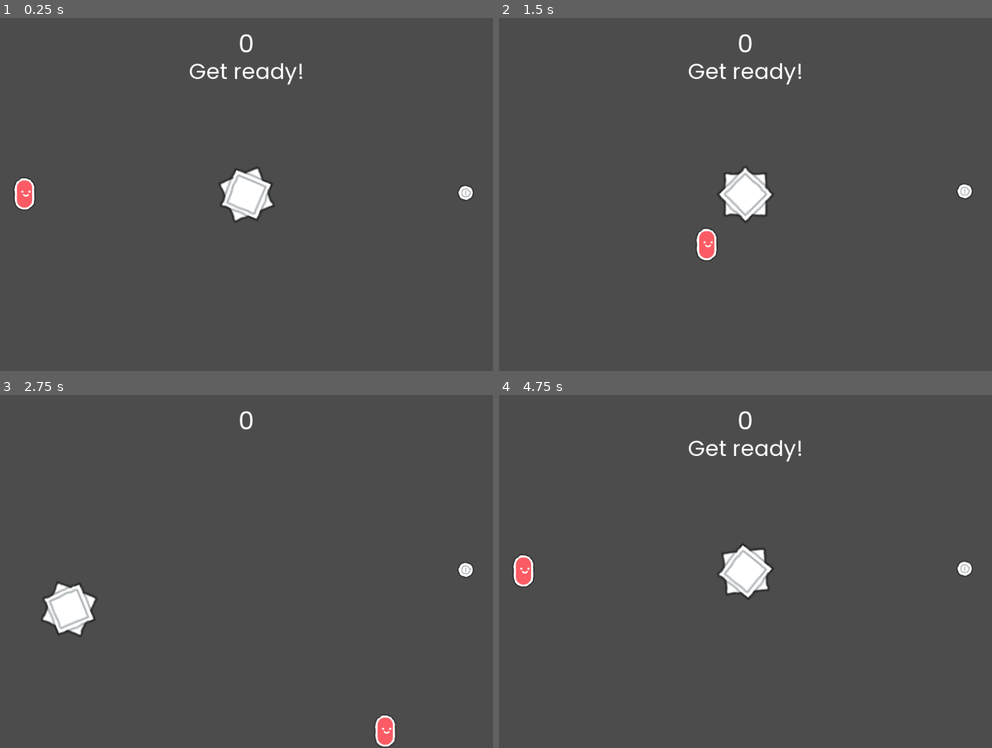
Above: before the commit, frames 1-4 (two rows, left to right).
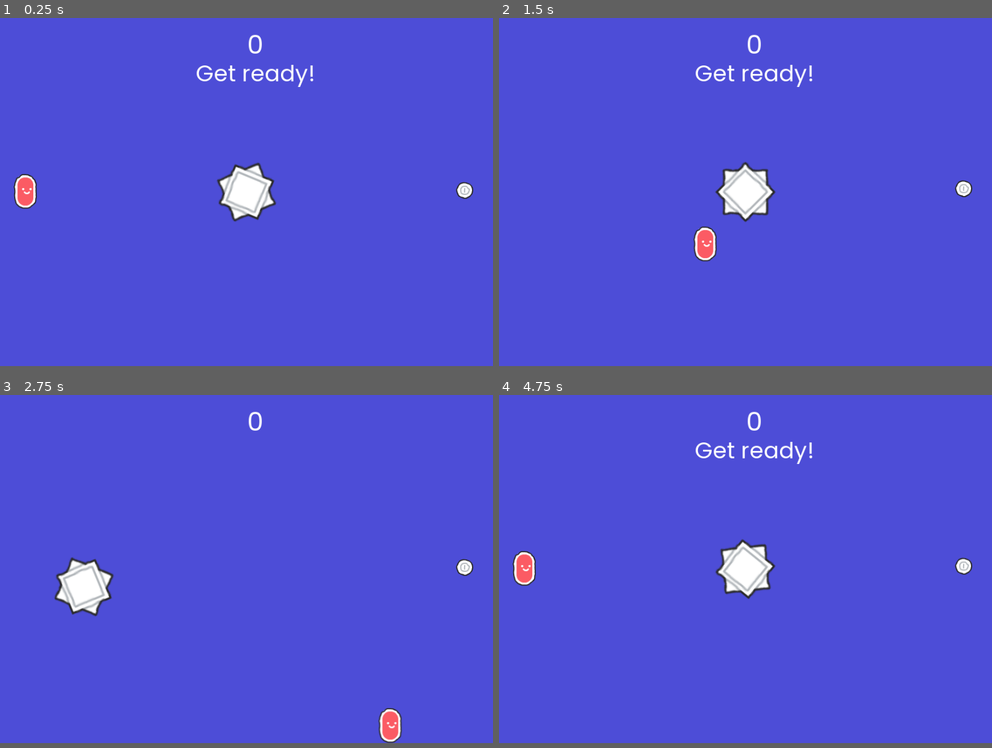
Above: after the commit, the same moments.

Repository: jonathanlambertt/dodge-the-spike
Game: Godot game, scene res://src/Game.tscn
Two runs of this game, one before a commit and one after it. Both use one fixed random seed, a clock stepped at 60 frames per second and the inputs below.
Inputs:
- Up to frame 1 (0.25 s): no input
- Up to frame 2 (1.5 s): hold D (right) 0.53-1.28 s; hold S (down) from 1.28 s (still down)
- Up to frame 3 (2.75 s): release S (down) at 2.03 s; hold D (right) from 2.03 s (still down)
- Up to frame 4 (4.75 s): release D (right) at 2.78 s; hold W (up) 2.78-3.53 s; hold A (left) 3.53-4.25 s; click "Play Again" at 4.25 s
In our replay, the window is 800x573 before the commit and 800x565 after it. These sizes can differ from the game's own. Grey fills any space a smaller window leaves; there, only what the larger window draws over its background counts as a difference.

The runs differ from the first frame. In frame 1, 98% of the frame differs, in the area x 0-100%, y 0-99%; in frame 2, 98%; in frame 3, 98%, in the area x 0-100%, y 0-100%; in frame 4, 98%.

Commit message:
add background to HUD and GameOver scenes

Diff:
--- a/project.godot
+++ b/project.godot
@@ -20,8 +20,8 @@
 
 [display]
 
-window/size/width=904
-window/size/height=648
+window/size/width=872
+window/size/height=616
 window/size/resizable=false
 
 [input]
--- a/src/Game.tscn
+++ b/src/Game.tscn
@@ -7,19 +7,23 @@
 [ext_resource path="res://src/ui/hud/HUD.tscn" type="PackedScene" id=5]
 
 [sub_resource type="RectangleShape2D" id=1]
-extents = Vector2( 452, 8 )
+extents = Vector2( 436, 8 )
 
 [sub_resource type="RectangleShape2D" id=2]
-extents = Vector2( 8, 324 )
+extents = Vector2( 8, 308 )
 
 [sub_resource type="RectangleShape2D" id=3]
-extents = Vector2( 452, 8 )
+extents = Vector2( 436, 8 )
 
 [sub_resource type="RectangleShape2D" id=4]
-extents = Vector2( 8, 324 )
+extents = Vector2( 8, 308 )
 
 [node name="Game" type="Node2D"]
 script = ExtResource( 4 )
+
+[node name="HUD" parent="." instance=ExtResource( 5 )]
+margin_right = 904.0
+margin_bottom = 648.0
 
 [node name="Coin" parent="." instance=ExtResource( 3 )]
 position = Vector2( 832, 336 )
@@ -35,10 +39,6 @@
 one_shot = true
 autostart = true
 
-[node name="HUD" parent="." instance=ExtResource( 5 )]
-margin_right = 904.0
-margin_bottom = 648.0
-
 [node name="Wall1" type="StaticBody2D" parent="."]
 position = Vector2( 8, -8 )
 __meta__ = {
@@ -46,27 +46,27 @@
 }
 
 [node name="CollisionShape2D" type="CollisionShape2D" parent="Wall1"]
-position = Vector2( 444, 0 )
+position = Vector2( 428, 0 )
 shape = SubResource( 1 )
 
 [node name="Wall2" type="StaticBody2D" parent="."]
-position = Vector2( 912, -8 )
+position = Vector2( 880, -8 )
 __meta__ = {
 "_edit_group_": true
 }
 
 [node name="CollisionShape2D" type="CollisionShape2D" parent="Wall2"]
-position = Vector2( 0, 332 )
+position = Vector2( 0, 316 )
 shape = SubResource( 2 )
 
 [node name="Wall3" type="StaticBody2D" parent="."]
-position = Vector2( -16, 656 )
+position = Vector2( -16, 624 )
 __meta__ = {
 "_edit_group_": true
 }
 
 [node name="CollisionShape2D" type="CollisionShape2D" parent="Wall3"]
-position = Vector2( 468, 0 )
+position = Vector2( 452, 0 )
 shape = SubResource( 3 )
 
 [node name="Wall4" type="StaticBody2D" parent="."]
@@ -76,7 +76,7 @@
 }
 
 [node name="CollisionShape2D" type="CollisionShape2D" parent="Wall4"]
-position = Vector2( 0, 316 )
+position = Vector2( 0, 300 )
 shape = SubResource( 4 )
 
 [connection signal="collected" from="Coin" to="." method="_on_Coin_collected"]
--- a/src/menus/game_over/GameOver.tscn
+++ b/src/menus/game_over/GameOver.tscn
@@ -19,9 +19,11 @@
 anchor_right = 1.0
 anchor_bottom = 1.0
 script = ExtResource( 2 )
-__meta__ = {
-"_edit_use_anchors_": false
-}
+
+[node name="ColorRect" type="ColorRect" parent="."]
+anchor_right = 1.0
+anchor_bottom = 1.0
+color = Color( 0.305882, 0.305882, 0.847059, 1 )
 
 [node name="CenterContainer" type="CenterContainer" parent="."]
 anchor_right = 1.0
@@ -31,10 +33,10 @@
 }
 
 [node name="VBoxContainer" type="VBoxContainer" parent="CenterContainer"]
-margin_left = 303.0
-margin_top = 262.0
-margin_right = 601.0
-margin_bottom = 386.0
+margin_left = 287.0
+margin_top = 246.0
+margin_right = 585.0
+margin_bottom = 370.0
 __meta__ = {
 "_edit_use_anchors_": false
 }
--- a/src/ui/hud/HUD.tscn
+++ b/src/ui/hud/HUD.tscn
@@ -2,7 +2,6 @@
 
 [ext_resource path="res://src/assets/fonts/Poppins-Regular.ttf" type="DynamicFontData" id=1]
 [ext_resource path="res://src/ui/hud/HUD.gd" type="Script" id=2]
-
 
 [sub_resource type="DynamicFont" id=1]
 size = 45
@@ -17,24 +16,25 @@
 anchor_bottom = 1.0
 script = ExtResource( 2 )
 
+[node name="Background" type="ColorRect" parent="."]
+anchor_right = 1.0
+anchor_bottom = 1.0
+color = Color( 0.305882, 0.305882, 0.847059, 1 )
+
 [node name="Score" type="Label" parent="."]
 anchor_right = 1.0
 anchor_bottom = 1.0
 margin_top = 15.0
+custom_colors/font_color = Color( 1, 1, 1, 1 )
 custom_fonts/font = SubResource( 1 )
 text = "0"
 align = 1
-__meta__ = {
-"_edit_use_anchors_": false
-}
 
 [node name="Ready" type="Label" parent="."]
 anchor_right = 1.0
 anchor_bottom = 1.0
 margin_top = 70.0
+custom_colors/font_color = Color( 1, 1, 1, 1 )
 custom_fonts/font = SubResource( 2 )
 text = "Get ready!"
 align = 1
-__meta__ = {
-"_edit_use_anchors_": false
-}
